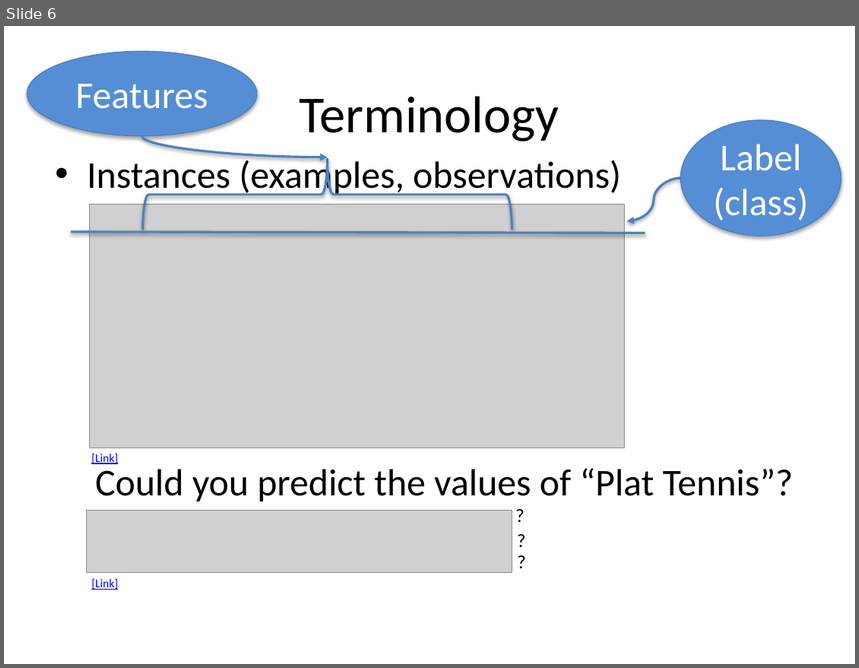
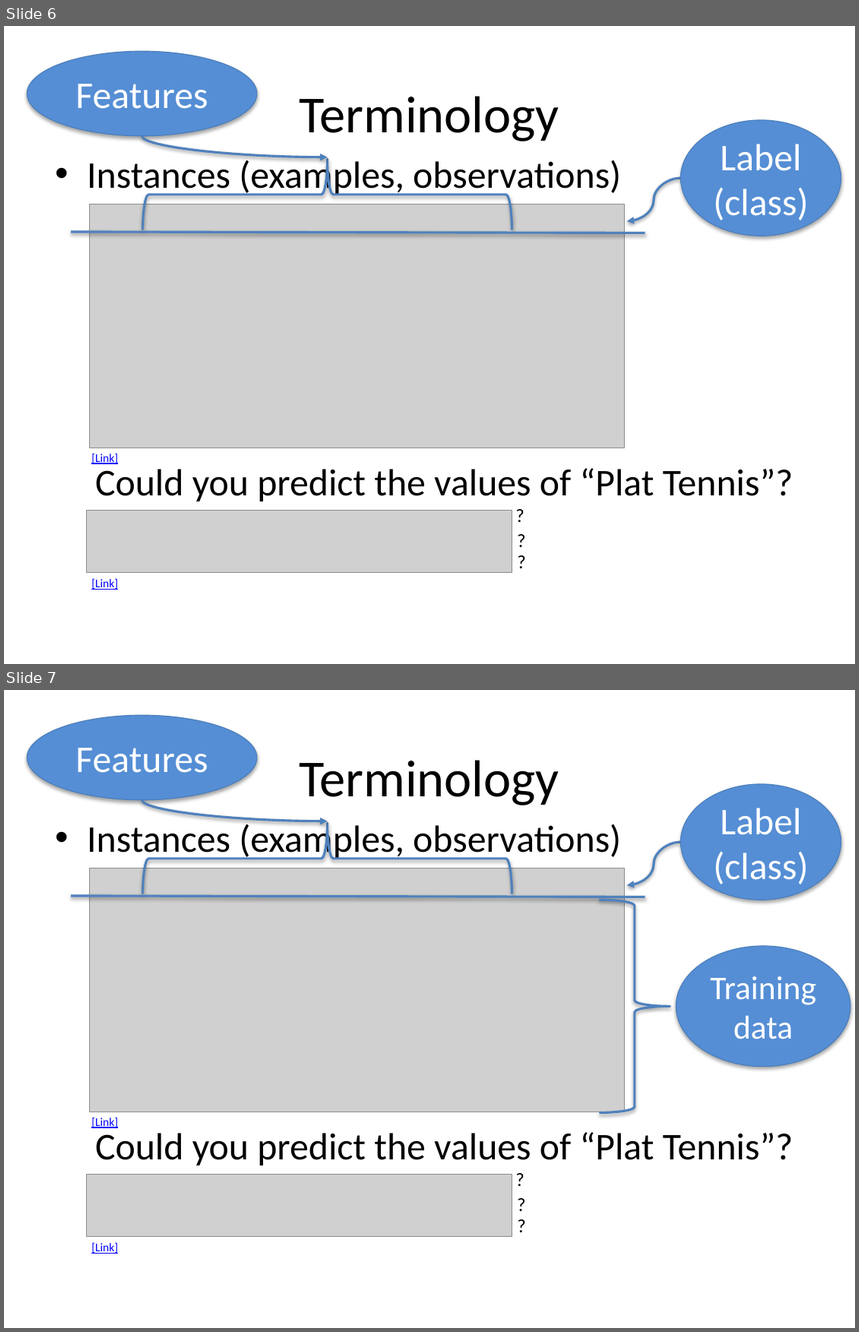
Before and after one commit to Oleksandra28/grad_forum, a slide deck: grad-presentation-sopova 2.pptx. Shown one above the other, each under a label of ours: slide 6 before the commit, slides 6 and 7 after it. The pictures are 859x668 and 859x1332 pixels, drawn with LibreOffice and Linux fonts; fonts in the diff are those of the drawing; grey boxes stand for pictures; background and template pictures are left out. Boxes give left, top, right and bottom in pixels: in the first picture for what was removed or moved away, otherwise in the second. Text is boxed around its words. In the diff, an @@ line names an element or a change of style, - is before the commit and + after.

```diff
--- a/grad-presentation-sopova 2.pptx
+++ b/grad-presentation-sopova 2.pptx
@@ slide 7 added at [4, 690, 855, 1328], background picture (left out) @@
@@ ellipse added at [27, 716, 257, 801], fill #558ED5, outline #4B7EBC 0.75 pt, 32 pt, text #FFFFFF @@
+Features
@@ title added at [300, 760, 560, 806], 44 pt, text #000000 @@
+Terminology
@@ curved arrow added from (142, 799) to (328, 821), #4F81BD 2 pt @@
@@ ellipse added at [680, 784, 842, 901], fill #558ED5, outline #4B7EBC 0.75 pt, 32 pt, text #FFFFFF @@
+Label (class)
@@ text added at [87, 821, 621, 861], 32 pt, text #000000 @@
+• Instances (examples, observations)
@@ left brace added at [142, 823, 512, 894], outline #4F81BD 2 pt @@
@@ curved arrow added from (680, 842) to (627, 886), #4F81BD 2 pt @@
@@ picture added at [89, 868, 623, 1111] @@
@@ line added from (71, 896) to (645, 897), #4F81BD 2 pt @@
@@ left brace added at [599, 901, 670, 1113], outline #4F81BD 2 pt @@
@@ ellipse added at [677, 946, 851, 1067], fill #558ED5, outline #4B7EBC 0.75 pt, 28 pt, text #FFFFFF @@
+Training data
@@ text added at [91, 1117, 118, 1129], 10 pt, text #0000FF, underline @@
+[Link]
@@ text added at [95, 1132, 794, 1166], 32 pt, text #000000 @@
+Could you predict the values of “Plat Tennis”?
@@ group added at [87, 1163, 526, 1237]: 3 texts, 1 picture @@
+?
+?
+?
@@ text added at [91, 1243, 118, 1254], 10 pt, text #0000FF, underline @@
+[Link]
```
Also in this commit, not shown: 6 slides changed, 6 other slides added, 2 slides removed, 3 other files.
